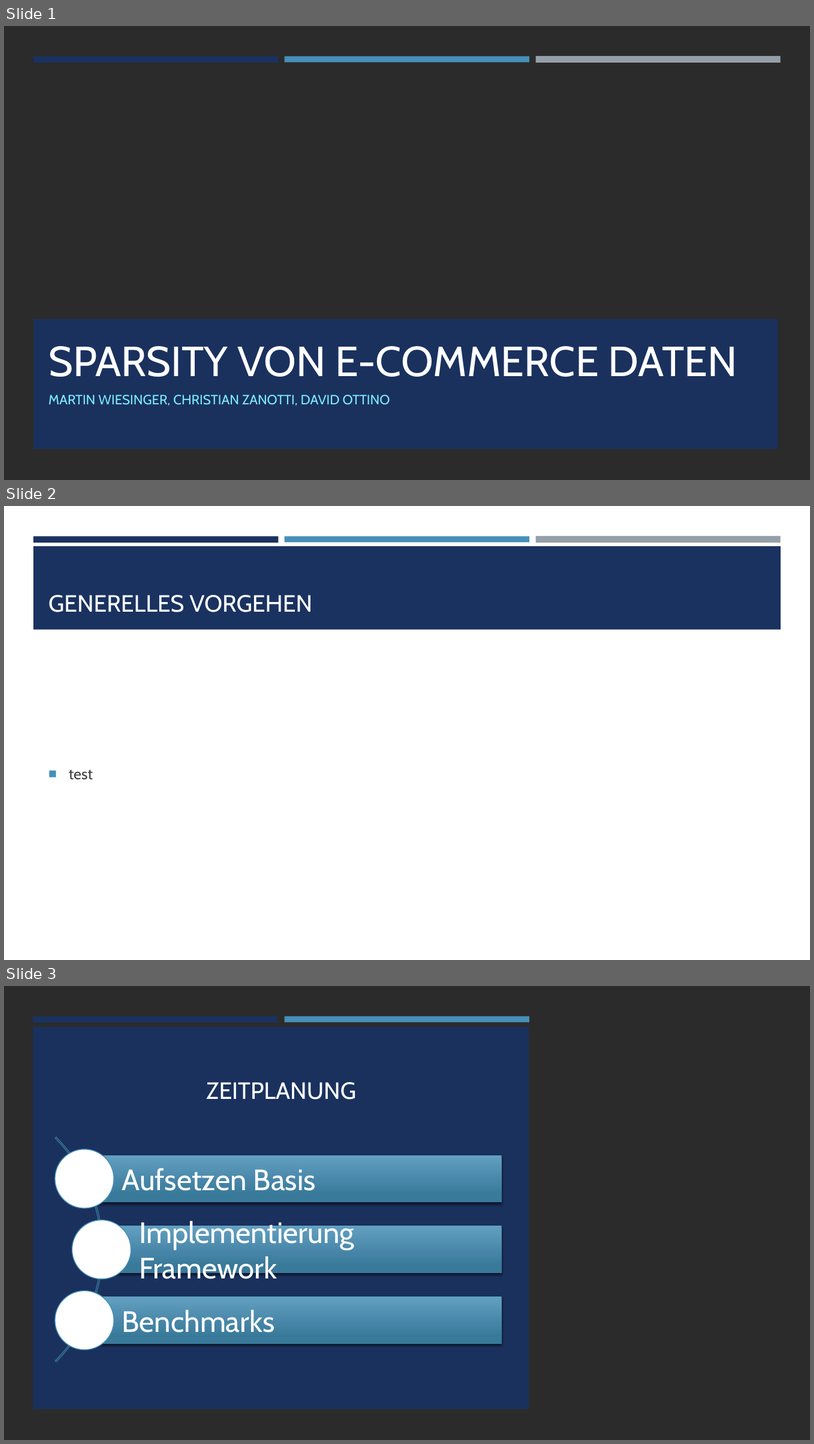
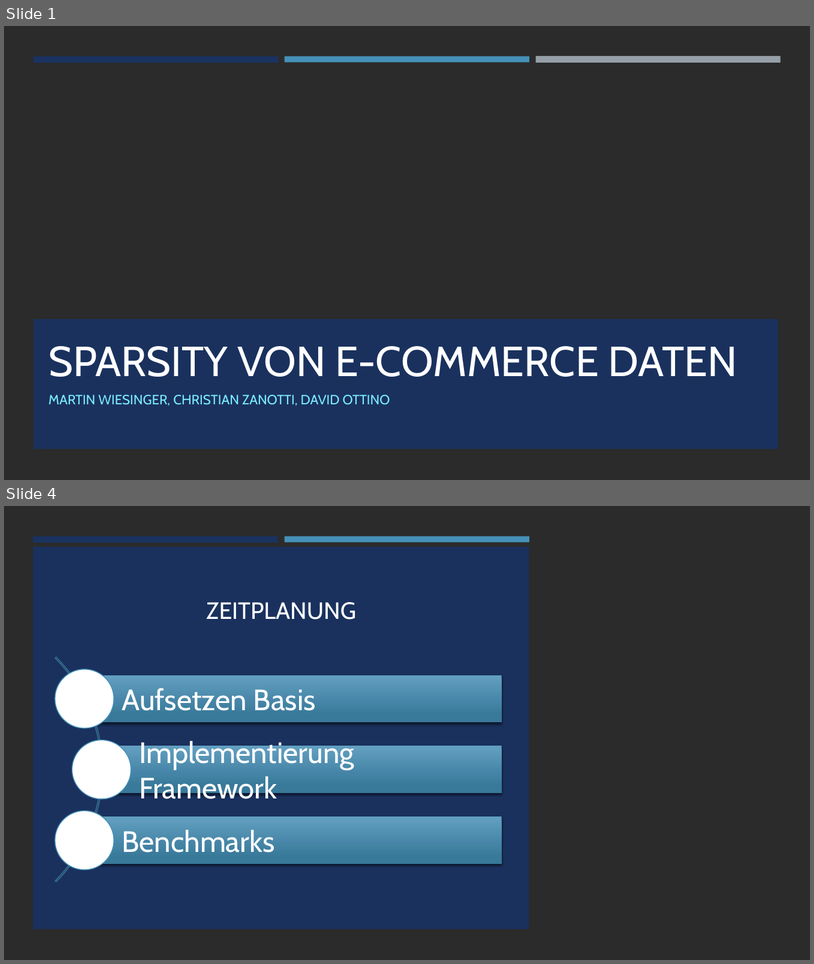
Before and after one commit to DavidOttino/Datenmanagement-jenseits-von-Relationen, a slide deck: projektaufgabe_1/Abschlusspraesentation_proj1.pptx. Shown one above the other, each under a label of ours: slides 1, 2 and 3 before the commit, slides 1 and 4 after it; the slides between them are not shown. The pictures are 814x1444 and 814x964 pixels, drawn with LibreOffice and Linux fonts; fonts in the diff are those of the drawing; background and template pictures are left out; a plain dark background stands for a picture behind light text. Boxes give left, top, right and bottom in pixels: in the first picture for what was removed or moved away, otherwise in the second. Text is boxed around its words. In the diff, an @@ line names an element or a change of style, - is before the commit and + after.

```diff
--- a/projektaufgabe_1/Abschlusspraesentation_proj1.pptx
+++ b/projektaufgabe_1/Abschlusspraesentation_proj1.pptx
@@ slide 2 removed at (4, 506, 810, 960), background #FFFFFF @@
@@ rectangle removed at (33, 536, 279, 542) @@
@@ rectangle removed at (285, 536, 530, 542) @@
@@ rectangle removed at (536, 536, 781, 543) @@
@@ rectangle removed at (33, 546, 782, 630) @@
@@ title removed at (48, 595, 312, 612) @@
-GENERELLES VORGEHEN
@@ text removed at (69, 769, 93, 780) @@
-■ test
@@ what was slide 3 is now slide 4 @@
```
Also in this commit, not shown: 4 slides added.
